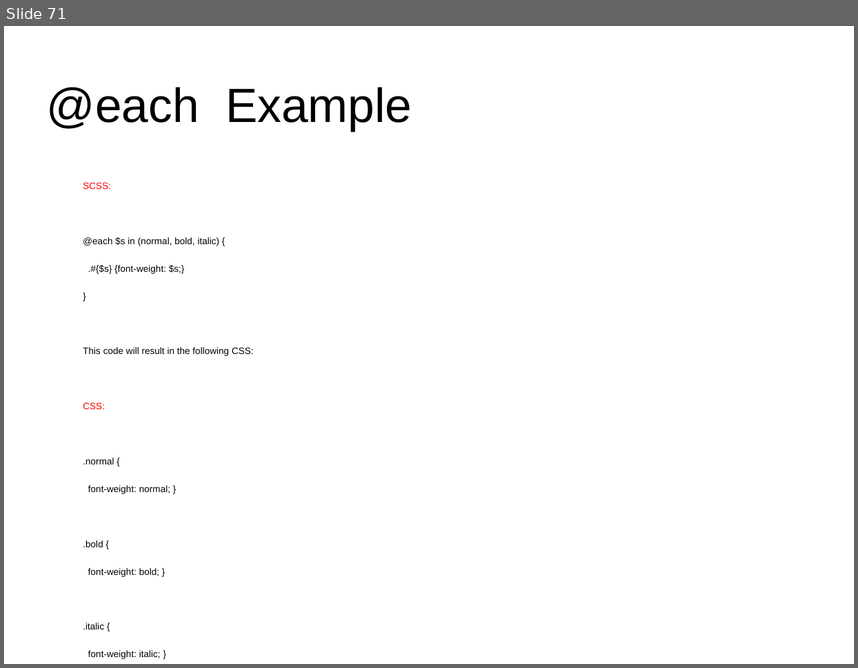
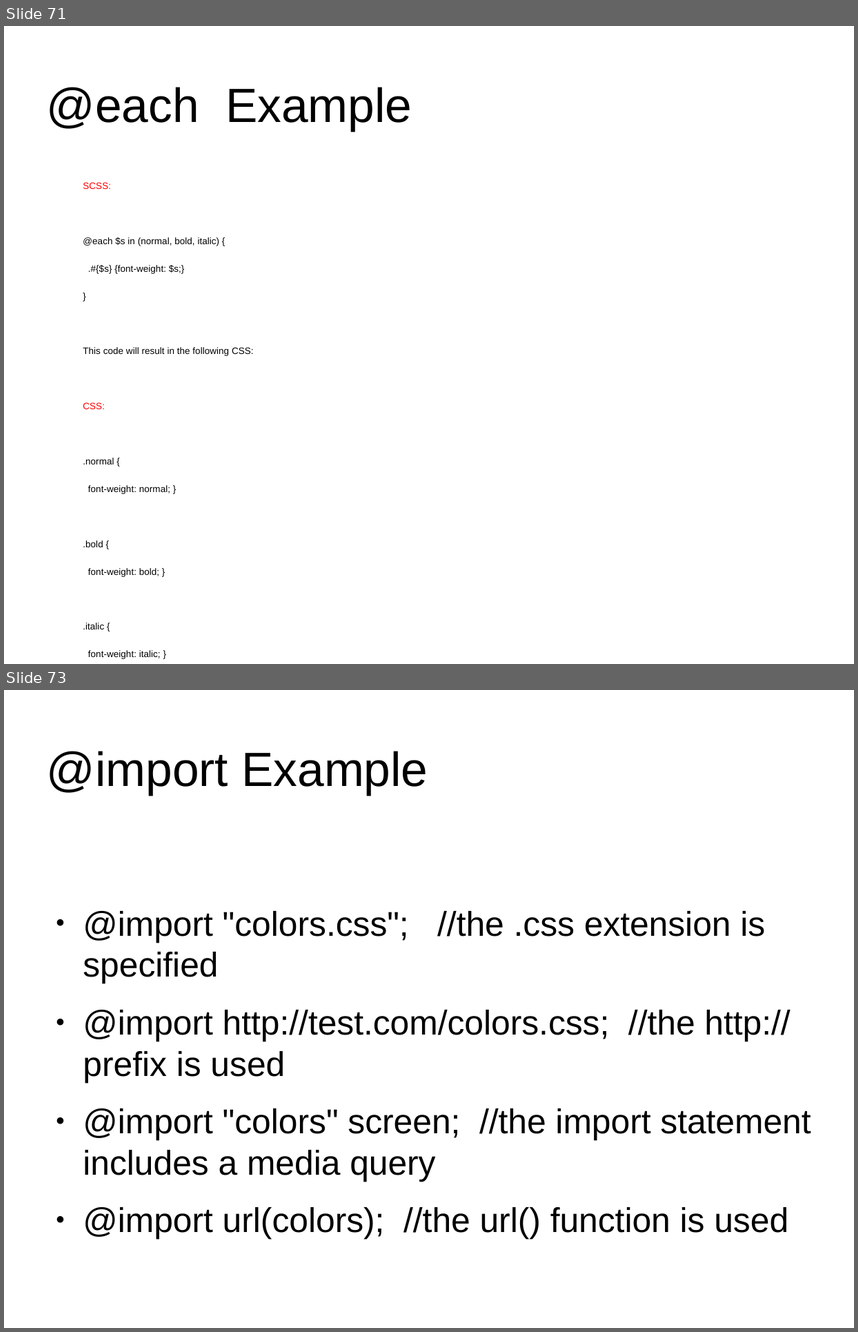
Before and after one commit to anumsh/SASS-Basics, a slide deck: SASS_basics.odp. Shown one above the other, each under a label of ours: slide 71 before the commit, slides 71 and 73 after it; the slides between them are not shown. The pictures are 858x668 and 858x1332 pixels, drawn with LibreOffice and Linux fonts; fonts in the diff are those of the drawing; background and template pictures are left out. Boxes give left, top, right and bottom in pixels: in the first picture for what was removed or moved away, otherwise in the second. Text is boxed around its words. In the diff, an @@ line names an element or a change of style, - is before the commit and + after.

Commit message:
feat:@import

```diff
--- a/SASS_basics.odp
+++ b/SASS_basics.odp
@@ slide 73 added at (4,690,854,1328), background #FFFFFF @@
@@ title added at (47,751,428,795), 44.8 pt, text #000000 @@
+@import Example
@@ text added at (83,911,811,1239), 32.1 pt, text #000000 @@
+● @import "colors.css"; //the .css extension is specified
+● @import http://test.com/colors.css; //the http:// prefix is used
+● @import "colors" screen; //the import statement includes a media query
+● @import url(colors); //the url() function is used
```
Also in this commit, not shown: 1 other slide added.
